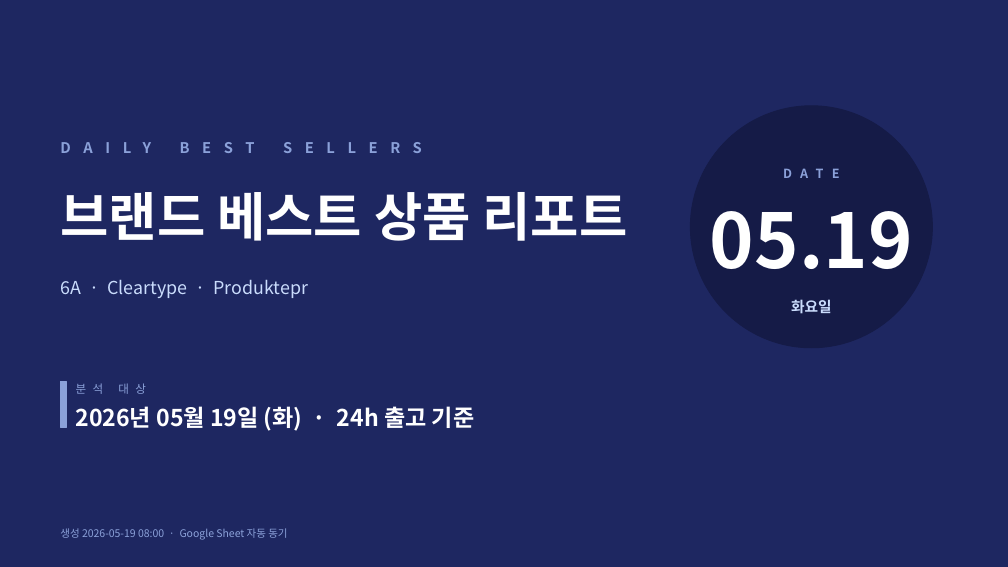
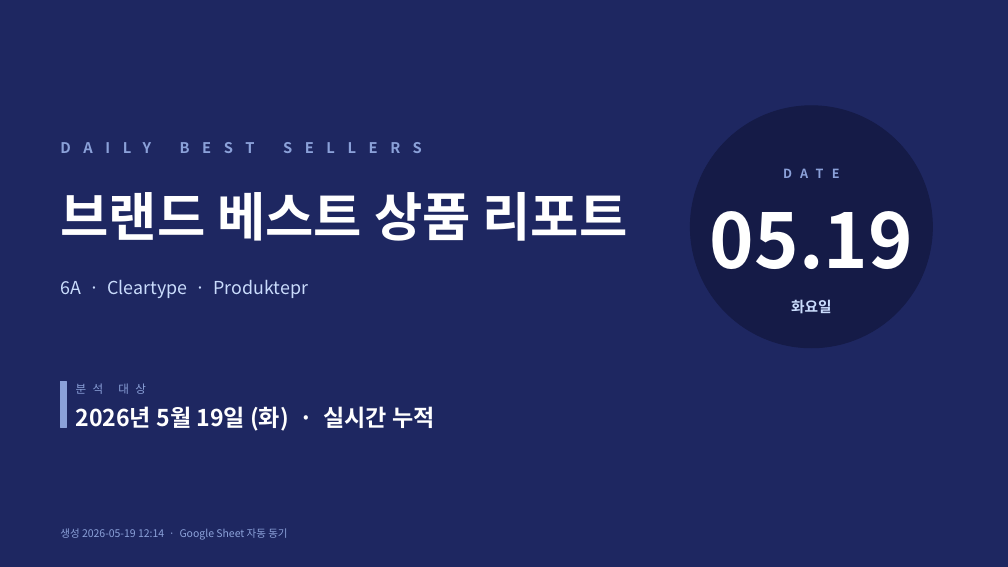
Before and after one commit to j65209/Brightbeed, a slide deck: slide 1 of data/sales-report.pptx. Drawn at 1008x567 pixels with LibreOffice and Linux fonts; fonts in the diff are those of the drawing. Boxes give left, top, right and bottom in pixels: in the first picture for what was removed or moved away, otherwise in the second. Text is boxed around its words. In the diff, an @@ line names an element or a change of style, - is before the commit and + after.

```diff
--- a/data/sales-report.pptx
+++ b/data/sales-report.pptx
@@ text at box(76, 406, 434, 431): text changed @@
-2026년 05월 19일 (화) · 24h 출고 기준
+2026년 5월 19일 (화) · 실시간 누적
@@ text at box(60, 528, 287, 540): text changed @@
-생성 2026-05-19 08:00 · Google Sheet 자동 동기
+생성 2026-05-19 12:14 · Google Sheet 자동 동기
```
Also in this commit, not shown: 6 other slides changed.
